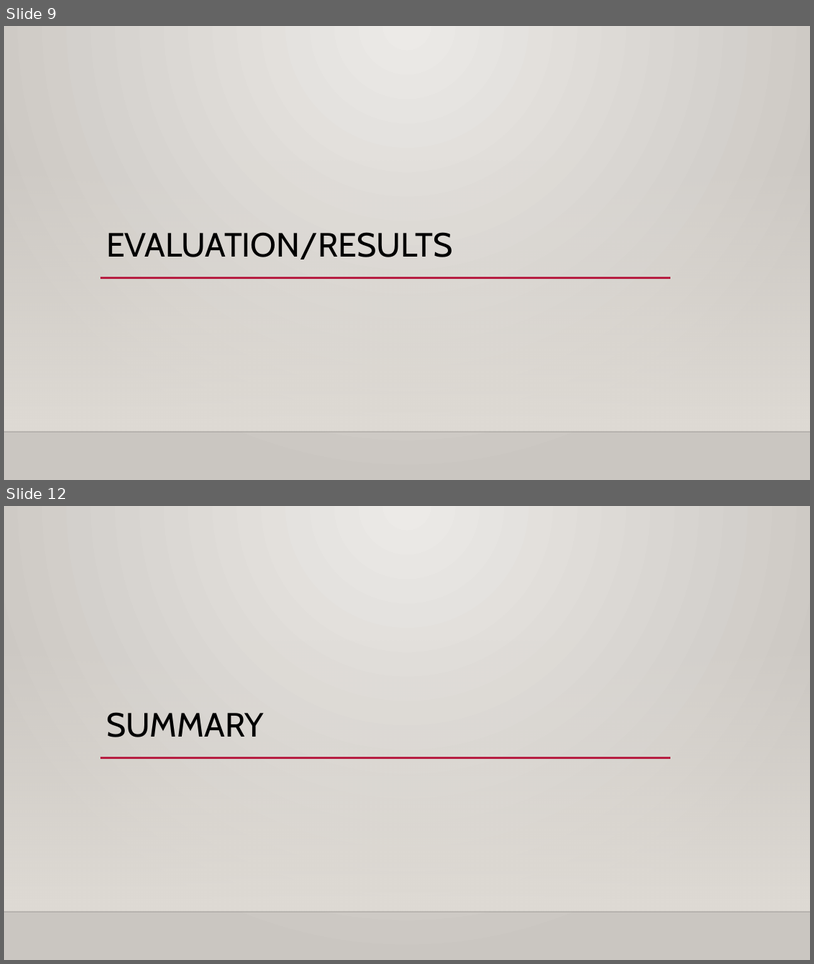
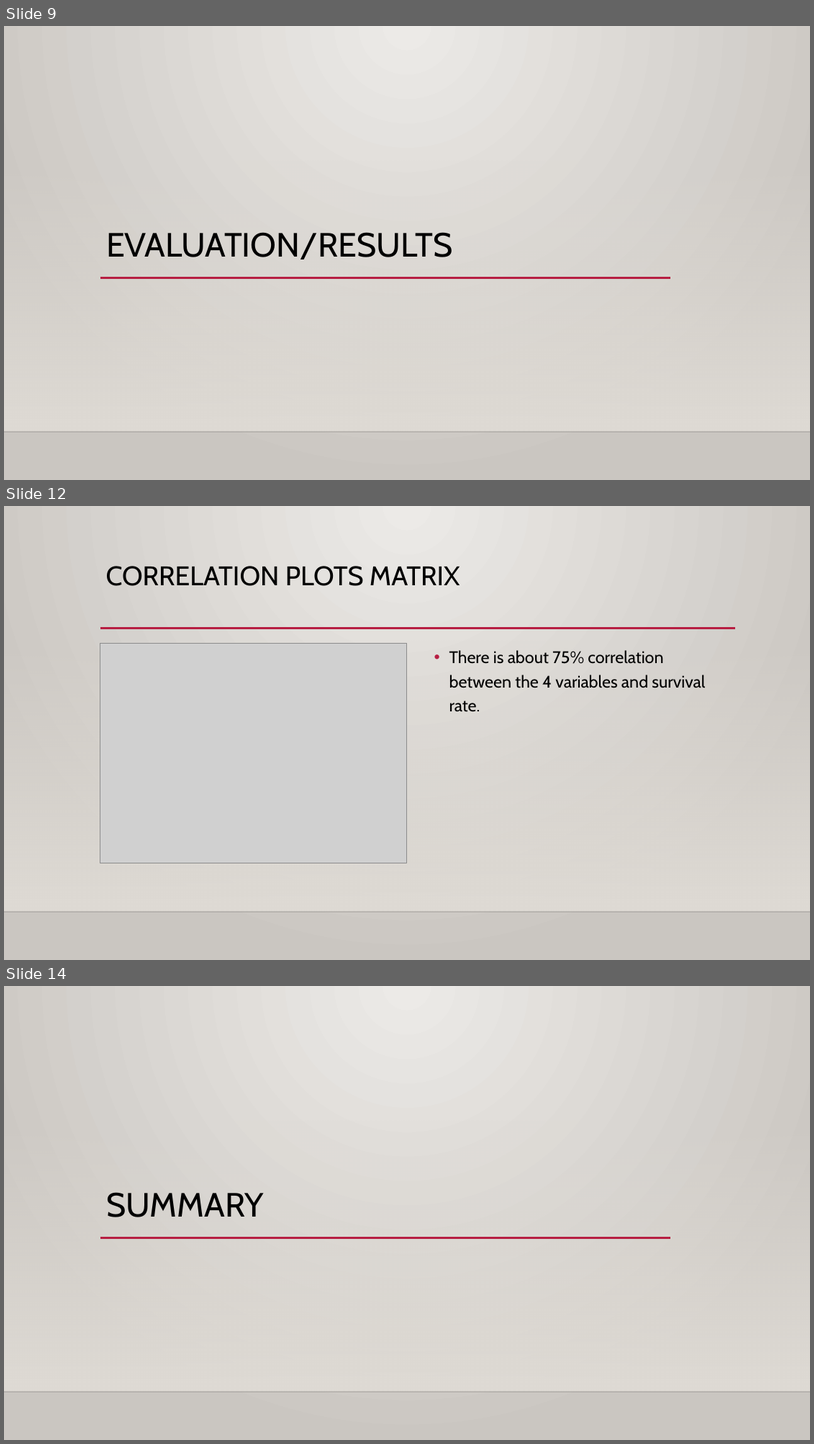
Before and after one commit to daveknockwin/MSDS6306-CS2, a slide deck: Save The Children.pptx. Shown one above the other, each under a label of ours: slides 9 and 12 before the commit, slides 9, 12 and 14 after it; the slides between them are not shown. The pictures are 814x964 and 814x1444 pixels, drawn with LibreOffice and Linux fonts; fonts in the diff are those of the drawing; grey boxes stand for pictures; background and template pictures are left out. Boxes give left, top, right and bottom in pixels: in the first picture for what was removed or moved away, otherwise in the second. Text is boxed around its words. In the diff, an @@ line names an element or a change of style, - is before the commit and + after.

```diff
--- a/Save The Children.pptx
+++ b/Save The Children.pptx
@@ slide 12 added at bbox=[4, 506, 810, 960], background gradient #ECEAE7 to #CAC7C1; not listed: 2 template elements that a slide beside it also shows @@
@@ title added at bbox=[106, 566, 460, 586], 32 pt, text #000000 @@
+CORRELATION PLOTS MATRIX
@@ line added from (100, 628) to (736, 628), #B71E42 2.5 pt @@
@@ picture added at bbox=[100, 644, 407, 863] @@
@@ text added at bbox=[450, 650, 705, 712], 20 pt, text #000000 @@
+• There is about 75% correlation between the 4 variables and survival rate.
@@ what was slide 12 is now slide 14 @@
```
Also in this commit, not shown: 4 slides changed, 2 other slides added, 1 slide removed.
